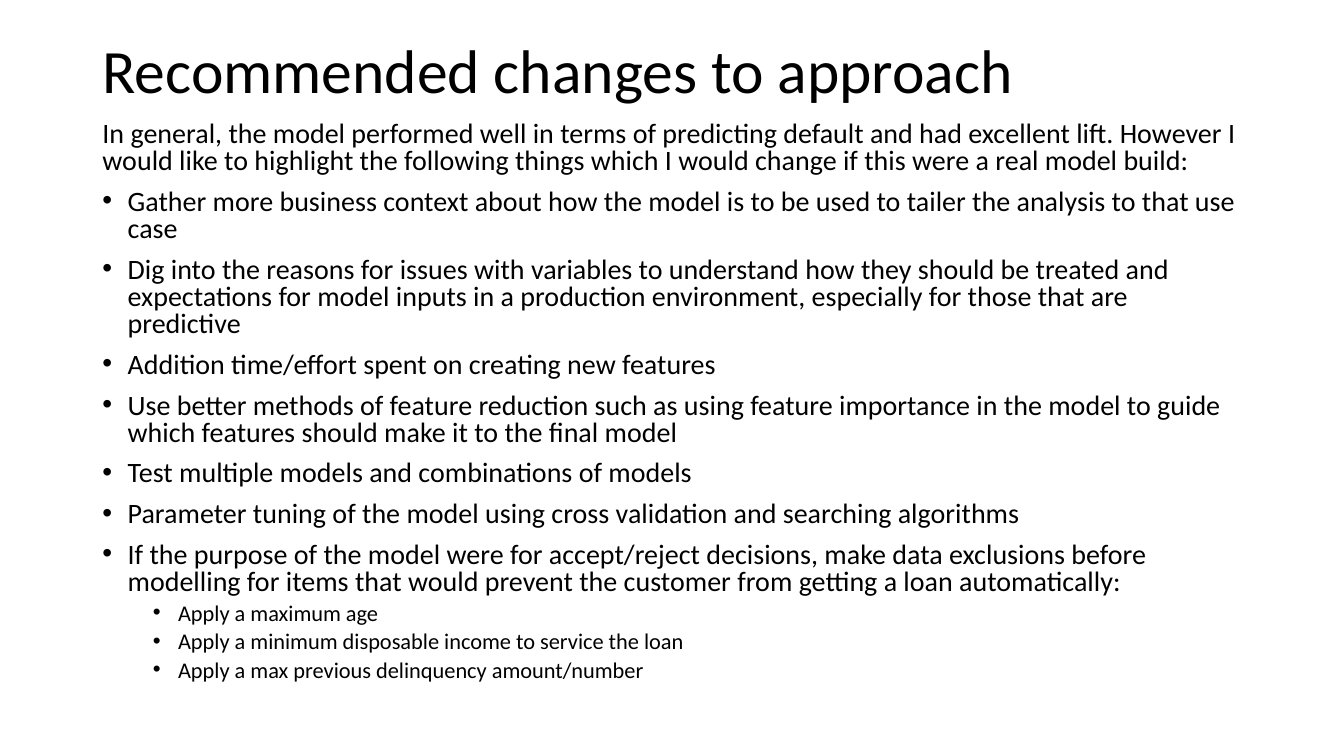
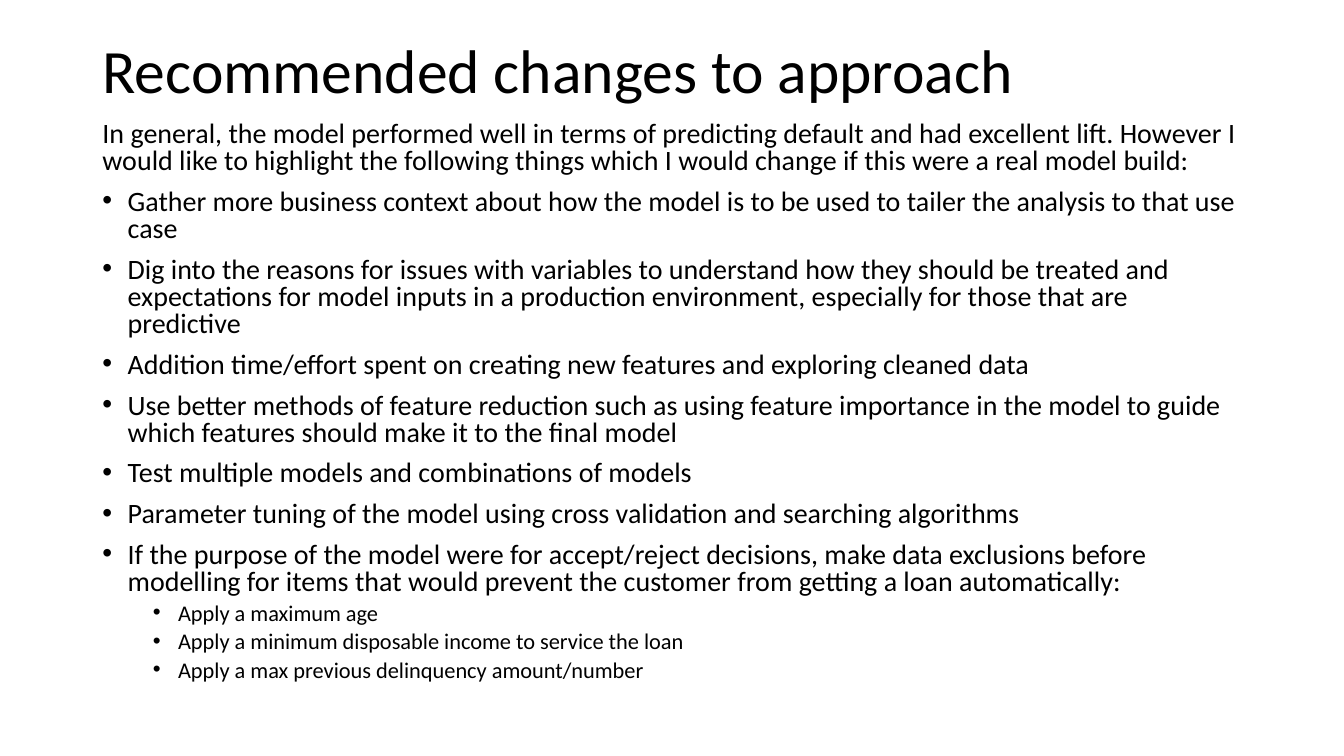
Before and after one commit to matthewjones-perth/givemesomecredit, a slide deck: slide 38 of Paidy Dataset Exercise.pptm. Drawn at 1344x756 pixels with LibreOffice and Linux fonts; fonts in the diff are those of the drawing. Boxes give left, top, right and bottom in pixels: in the first picture for what was removed or moved away, otherwise in the second. Text is boxed around its words. In the diff, an @@ line names an element or a change of style, - is before the commit and + after.

```diff
--- a/Paidy Dataset Exercise.pptm
+++ b/Paidy Dataset Exercise.pptm
@@ text at (x1=128, y1=354, x2=1029, y2=379): text changed @@
-• Addition time/effort spent on creating new features
+• Addition time/effort spent on creating new features and exploring cleaned data
```
Also in this commit, not shown: 11 other slides changed, 2 other files.
